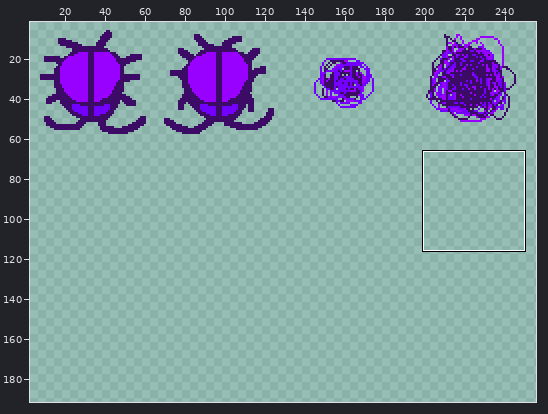
Edited in one commit: sprite sheet (output/textures/ipis.png). The first picture is a wide view before the edit; the outline marks the close-up.
Close-up. Before the commit:
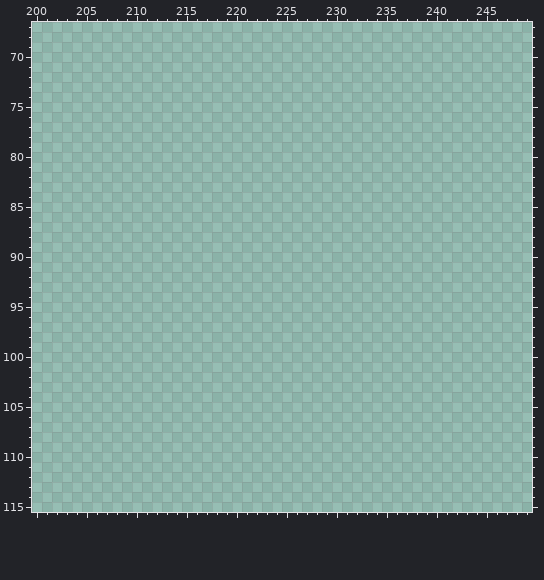
The file is 256x256 pixels. Shown: x 200..249, y 67..115. The wide view leaves out empty margins. The commit also changed other parts of the picture, which this record leaves out.
Now the later version:
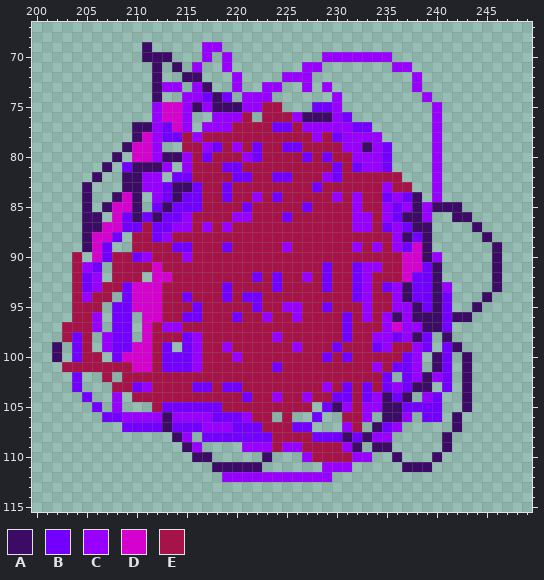
Palette (. is transparent): A #3b0b66  B #7300ff  C #9800ff  D #d501ce  E #a51348
Edits made:
Changed rows in their new state; - is an unchanged pixel.
first column x 202:
 69 ---------A-----CC----------------------------
 70 ---------AAA---C-C---------CCCCCCC-----------
 71 ----------A-A-C--C-------CC-------CC---------
 72 ----------A--AA---C----CCC----------C--------
 73 ----------ACC-CA--C--CC--C-C--------C--------
 74 ----------A--CCBAB-CCC------C--------C-------
 75 ----------CDDCACAAACCEE---BBC---------C------
 76 ----------CDDC--CCCE-EEECAAACB--------C------
 77 --------AACBDC-CCCEEEEBBECCCCCBB------C------
 78 --------ADCBBECEEEEEEEEEEECEBCCCC-----C------
 79 -------ADDC--EECBECEBEEBBEEEECCACB----C------
 80 ------A-DDCAACEBEEECBEEEEBEBEECCCB----C------
 81 -----A-BAAAC-CEEEBBEEEEEEEEEBEBCCB----C------
 82 ----A--AACC-BBEEEEBBEEBBEEECBEEEEEE---C------
 83 ---A---AACCBAABEEBEEEEEEEEBEEEEEECEE--C------
 84 ---A--ADA-CBABBEEBEECEBEEEEECECEEBCBA-C------
 85 ---A-ADDA-BABBBEEEEBEEEEEBEEEECEECBCACAAA----
 86 ---AA-DBABABBCEEEECCEEEBEEEEEECCECBAAC--AA---
 87 ---AADDBBEBBCCECECEEEEEEEEEEEECCEBCBAA----A--
 88 ---ADDB-EEBCEEEEEEEEEEEEEEEEEEEEEECABA-----A-
 89 ---ADB--EEEEBBEEEBEEEEECEEEEEECECECBDA------A
 90 --E-DBEEBCEEECEEEEEEEEEEEEEEEEEEEEEDDAC-----A
 91 --ECB-EEEEDEEEEEEEEEEEEEEEEBEEBCCEEDDBA-----A
 92 --EBC-EEE-DDEEEEEEEEBEBEECEBEEBCEEEDBBA-----A
 93 --EBCEEBDDDEEEEEEBEEEEBEEEEBEEBCEBCABBAC----A
 94 --ECEE-BDDDEEBEEEBEBBEEEEEEEEEBCEECABBAB---A-
 95 --EEE-BBDDDEEEBEEEEEBEECCEEBEEECEECCABAB--A--
 96 --EEC-BB-DDEEBBEEEBEECEECEEEEBECECACAAABAA---
 97 -EEEC-BB-DECCEEEEEEEEEEEEEEEEBEEECDCCAAB-----
 98 -EBE-CBB-DEEEBCEEEEEEECEEEEEEBEECCBCAB-A-----
 99 A-BE-CBBDDEB-BCEECEEEEEECEEEBEEEBCEECB-BA----
100 A-BEE-BDDDEBBBCEEECEEEEEEEEBEBEEEEEBC-AB-A---
101 -EEEEEEEDDEBBBCEEEEEEEBEEEEEEEEECEBBC-AB-A---
102 --B--E-EEEEEEEEEEEEEEEEEEEEEEEEEEB-BCACB-A---
103 --B---EEBCEEEEBBEBBEEEEEEEECEBEBEBCBAA-B-A---
104 ---B--C-EEEEEEEEEEEBEECEECEEBBEBCABA-CB--A---
105 ----B-C---EBBBBBBEEEEEEEEE-BACECCAABBBB--A---
106 -----BBCCCCACCCCBBBCEE-E--B--EEC-AAC-BB-A----
107 -------BBBBABBBCCCBBBEEEBB---CE-ABC-----A----
108 ------------AC-BBBBBBBEEEEBBBABACC-----A-----
109 -------------AC----CCCECCEEEECA-AA-----A-----
110 --------------AA-----A---CEEEECC--A---A------
111 ----------------AAAAA------CCC-----AAA-------
112 -----------------CCCCCCCCCCC-----------------
Where, in picture pixels (left, top, right, bottom), the same in both close-ups:
added: (52, 42, 502, 482)
